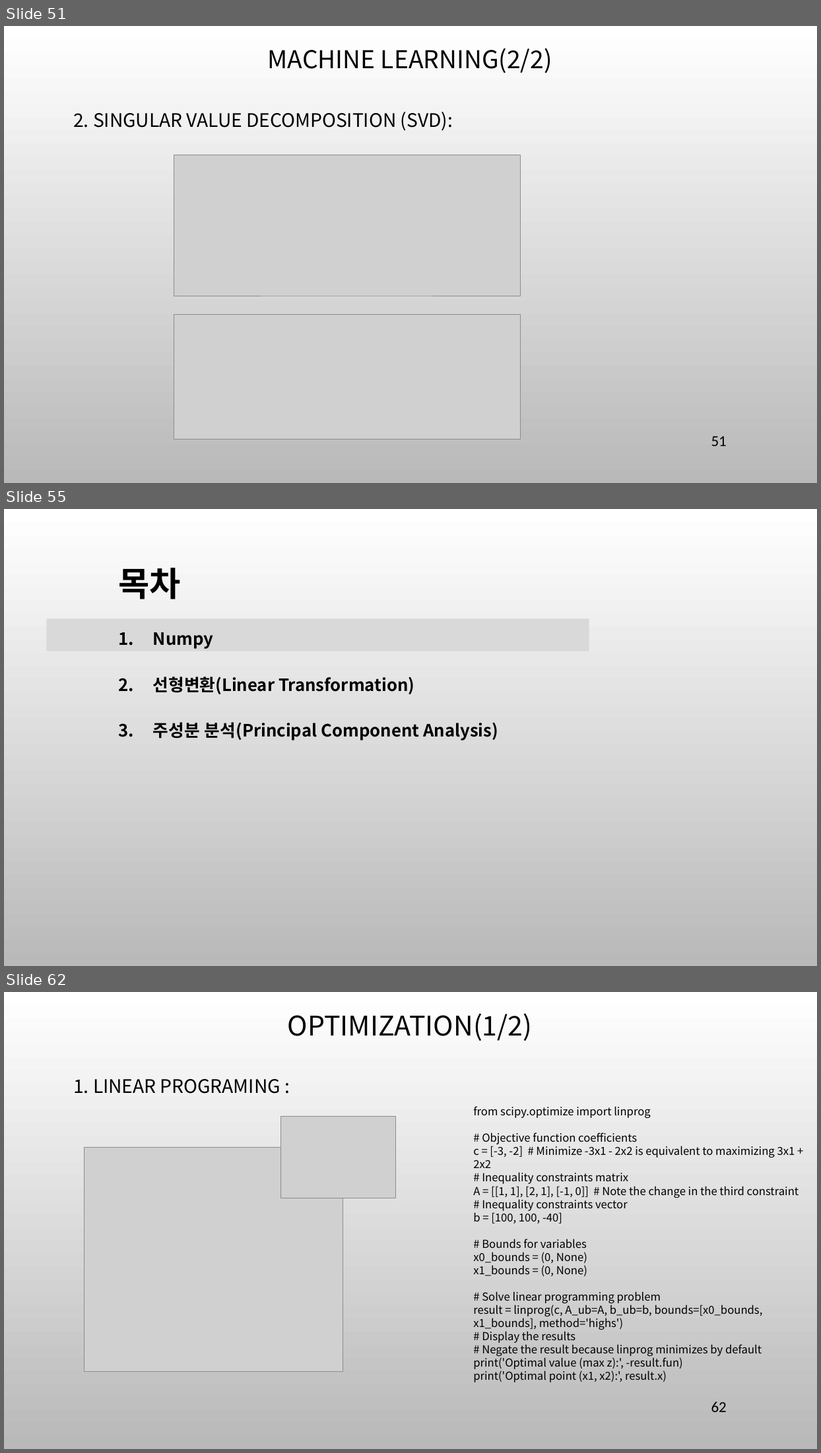
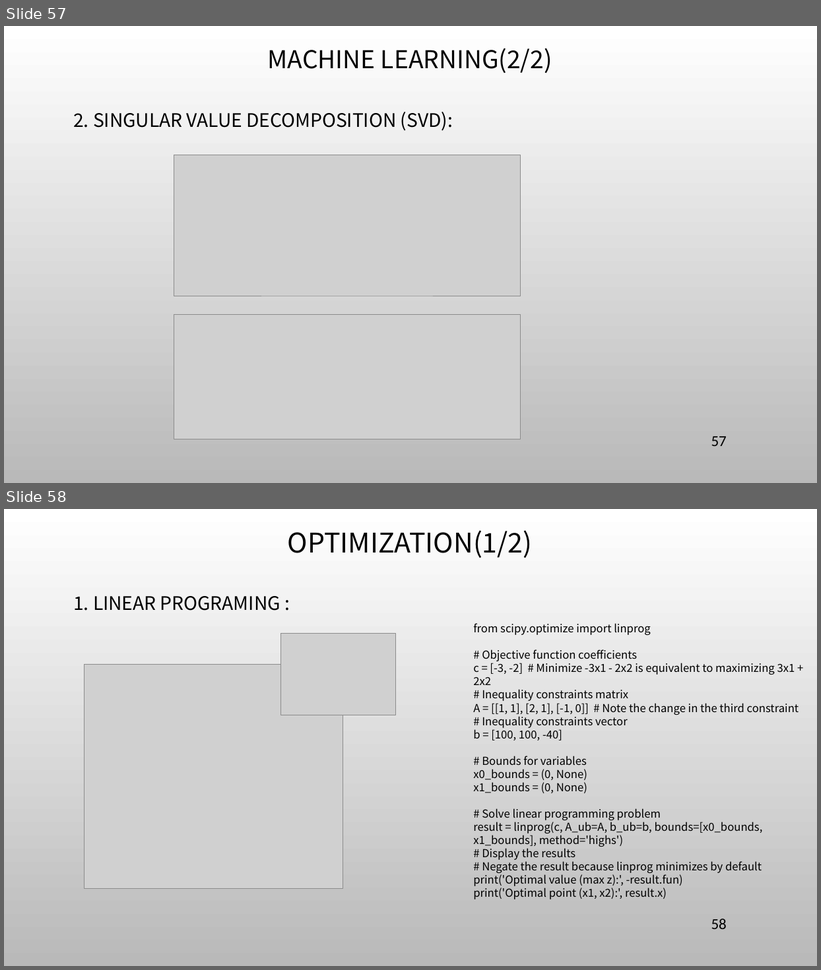
Before and after one commit to ancestor9/mathematics-for-machine-learning, a slide deck: 7_Applications of mathematics.pptx. Shown one above the other, each under a label of ours: slides 51, 55 and 62 before the commit, slides 57 and 58 after it; the slides between them are not shown. The pictures are 821x1453 and 821x970 pixels, drawn with LibreOffice and Linux fonts; fonts in the diff are those of the drawing; grey boxes stand for pictures; background and template pictures are left out. Boxes give left, top, right and bottom in pixels: in the first picture for what was removed or moved away, otherwise in the second. Text is boxed around its words. In the diff, an @@ line names an element or a change of style, - is before the commit and + after.

```diff
--- a/7_Applications of mathematics.pptx
+++ b/7_Applications of mathematics.pptx
@@ slide 55 removed at bbox=[4, 509, 817, 966], background picture (left out) @@
@@ text removed at bbox=[119, 568, 498, 741] @@
-목차
-1. Numpy
-2. 선형변환(Linear Transformation)
-3. 주성분 분석(Principal Component Analysis)
@@ rectangle removed at bbox=[47, 619, 589, 651] @@
@@ what was slide 51 is now slide 57 @@
@@ page number at bbox=[712, 437, 727, 446]: text changed @@
-51
+57
@@ what was slide 62 is now slide 58 @@
@@ page number at bbox=[712, 919, 727, 929]: text changed @@
-62
+58
```
Also in this commit, not shown: 7 slides changed, 6 slides added, 10 other slides removed.
